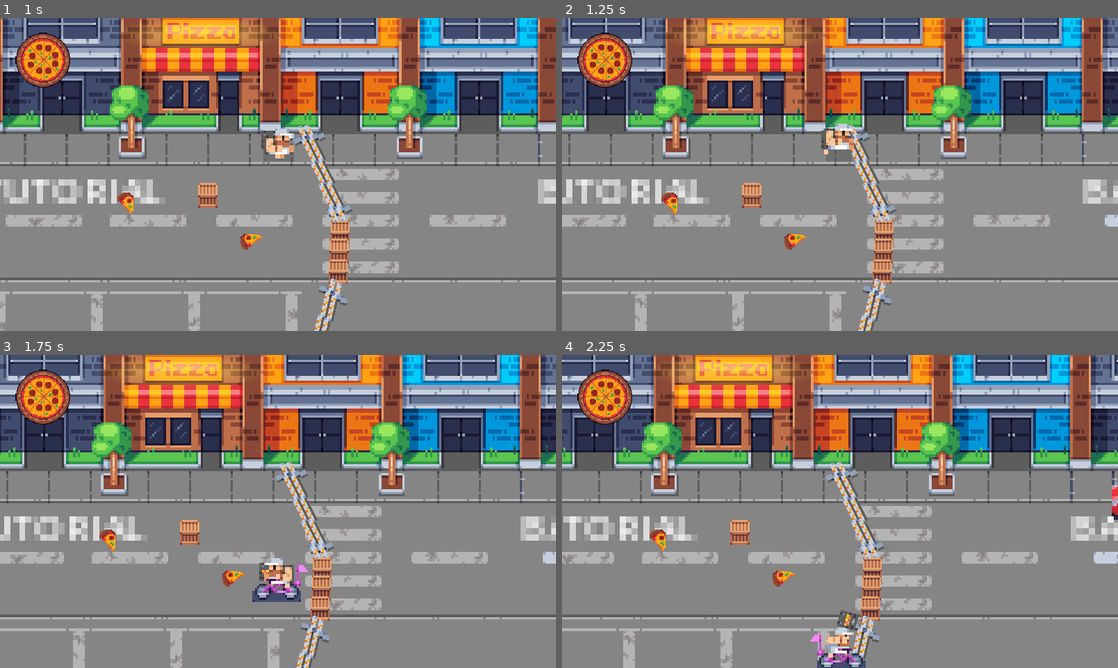
Above: before the commit, frames 1-4 (two rows, left to right).
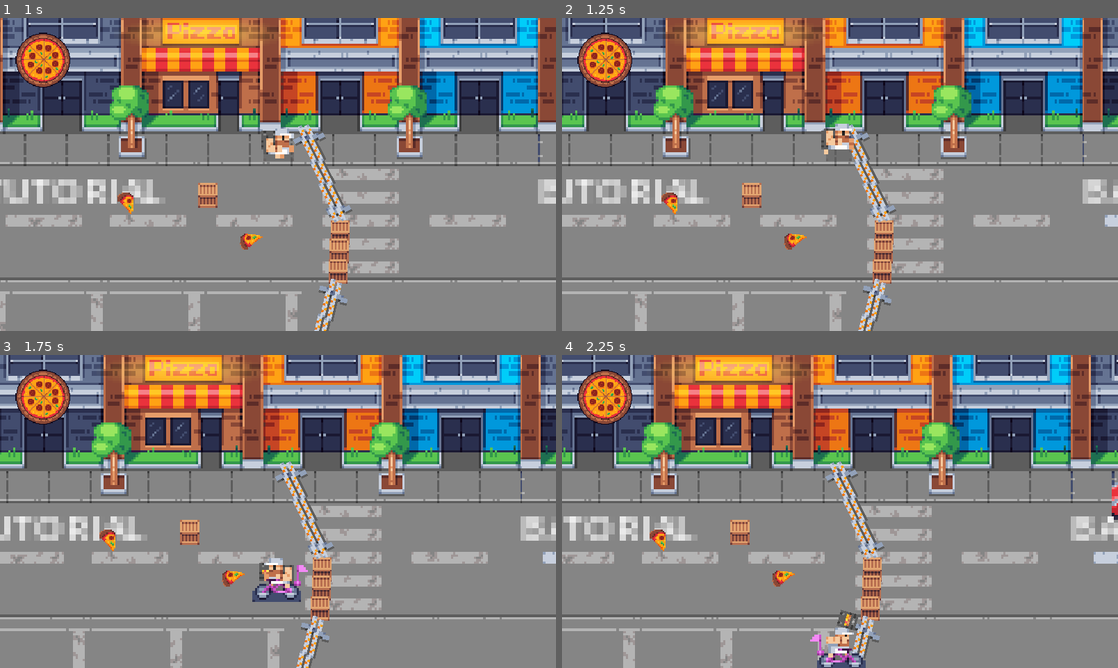
Above: after the commit, the same moments.

Repository: marcowessel/pizza-boy-ld2023
Game: Godot game, scene res://level.tscn
The game is run twice, just before and just after one commit, with the same random seed, the same clock (stepped at 60 frames per second) and the same inputs.
Inputs (mouse positions are in pixels of both pictures, inside the frame that each line leads up to):
- Up to frame 1 (1 s): tap Enter at 0.5 s; move the mouse to (400, 158) at 0.52 s; press the mouse at (400, 158) at 0.53 s; hold D (right) from 0.53 s (still down)
- Up to frame 2 (1.25 s): keep holding D (right)
- Up to frame 3 (1.75 s): move the mouse to (166, 527) at 1.27 s; release D (right) at 1.28 s; release the mouse at (166, 527) at 1.28 s; hold S (down) from 1.28 s (still down); tap Space (space) at 1.35 s
- Up to frame 4 (2.25 s): move the mouse to (895, 442) at 2.02 s; release S (down) at 2.03 s; press the mouse at (895, 442) at 2.03 s; hold D (right) from 2.03 s (still down)

Frame 1 is identical in both runs. In frame 2, less than 0.1% of the frame differs, in the area x 93-94%, y 0-48%; in frame 3, less than 0.1%; in frame 4, less than 0.1%.

Commit message:
update
- added hot sauce sprite
- enemy changes

Diff:
--- a/BattleArenaTrigger.gd
+++ b/BattleArenaTrigger.gd
@@ -3,24 +3,33 @@
 var barricades
 
 
+#TODO fix collisions with battle arena barricades after they appear
+
 func _ready():
 	barricades = get_tree().get_nodes_in_group("barricade")
+	print(barricades)
 	deactivate_barricades()
 
-func _on_body_entered(body:CharacterBody2D):
+
+func _on_body_entered(body):
 	if(body.name == "PizzaBoy"):
 		disable_camera_movement()
 		activate_barricades()
 		#execute battle arena script
 
+
 func disable_camera_movement():
 	var camera = get_node("%MainCamera")
 	camera.set_follow_active(false)
+
 
 func activate_barricades():
 	for barricade in barricades:
 		barricade.activate()
 
+
 func deactivate_barricades():
+	print(barricades)
 	for barricade in barricades:
+		print(str(barricade) + "trigger_barricade")
 		barricade.deactivate()
--- a/Characters/enemy.gd
+++ b/Characters/enemy.gd
@@ -12,10 +12,10 @@
 		health = 0
 		dies()
 	else:
-		print("Leben " + str(health))
+		#print("Leben " + str(health))
 		health -= damage
-		print("damage = " + str(damage))
-		print("Neues Leben " + str(health))
+		#print("damage = " + str(damage))
+		#print("Neues Leben " + str(health))
 
 
 func dies():
--- a/Characters/enemy_fass.tscn
+++ b/Characters/enemy_fass.tscn
@@ -29,5 +29,3 @@
 position = Vector2(1.07759, 7.75)
 scale = Vector2(1.03448, 1)
 shape = SubResource("RectangleShape2D_lpyo0")
-
-[connection signal="area_entered" from="Area2D" to="." method="_on_area_2d_area_entered"]
--- a/Characters/pizza_boy.gd
+++ b/Characters/pizza_boy.gd
@@ -57,7 +57,6 @@
 	pizza_pieces -= 1
 
 	if pizza_pieces <= 0: player_death()
-	print(pizza_pieces)
 
 func player_death():
 	print("player dead")
--- a/barricade.gd
+++ b/barricade.gd
@@ -1,4 +1,4 @@
-extends StaticBody2D
+extends Node2D
 
 var collision
 const GROUP_NAME = "barricade"
@@ -10,6 +10,7 @@
 
 
 func deactivate():
+	print(str(collision.disabled) + "barricade")
 	collision.disabled = true
 	self.visible = false
 
@@ -17,3 +18,8 @@
 func activate():
 	collision.disabled = false
 	self.visible = true
+	#call_deferred("_activate")
+
+
+#func _activate():
+	#$StaticBody2D.set_shape_disabled(0, false)
--- a/level.tscn
+++ b/level.tscn
@@ -69,11 +69,10 @@
 text = "TUTORIAL
 "
 
-[node name="BattleArena" type="Sprite2D" parent="."]
+[node name="BattleArena" type="Node2D" parent="."]
 z_index = -2
 position = Vector2(2879, 540)
 scale = Vector2(8, 8)
-texture = ExtResource("2_u2ymj")
 
 [node name="StaticBody2D" type="StaticBody2D" parent="BattleArena"]
 
@@ -101,12 +100,7 @@
 position = Vector2(242, 25.75)
 shape = SubResource("RectangleShape2D_tx7he")
 
-[node name="Barricade3" parent="BattleArena/BattleArenaTrigger" instance=ExtResource("9_quct6")]
-z_index = 0
-position = Vector2(127.375, 2.25)
-scale = Vector2(0.125, 0.125)
-
-[node name="Barricade4" parent="BattleArena/BattleArenaTrigger" instance=ExtResource("9_quct6")]
+[node name="Barricade7" parent="BattleArena/BattleArenaTrigger" instance=ExtResource("9_quct6")]
 z_index = 0
 position = Vector2(126.375, 47.25)
 rotation = -0.107897
@@ -123,6 +117,10 @@
 position = Vector2(355.25, 46.5)
 rotation = -0.0539049
 scale = Vector2(0.125, 0.125)
+
+[node name="BattleArena2" type="Sprite2D" parent="BattleArena"]
+z_index = -2
+texture = ExtResource("2_u2ymj")
 
 [node name="End" type="Sprite2D" parent="."]
 z_index = -2
Binary file added: Assets/Sprites/Hot_Sauce.png
Not shown, added: Assets/Sprites/Hot_Sauce.png.import
